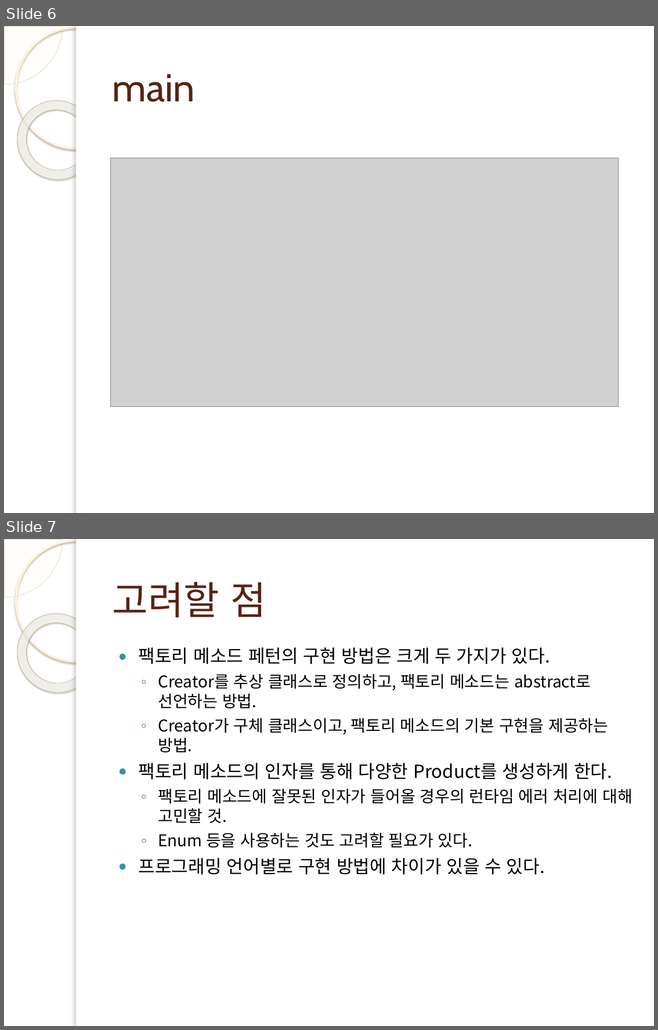
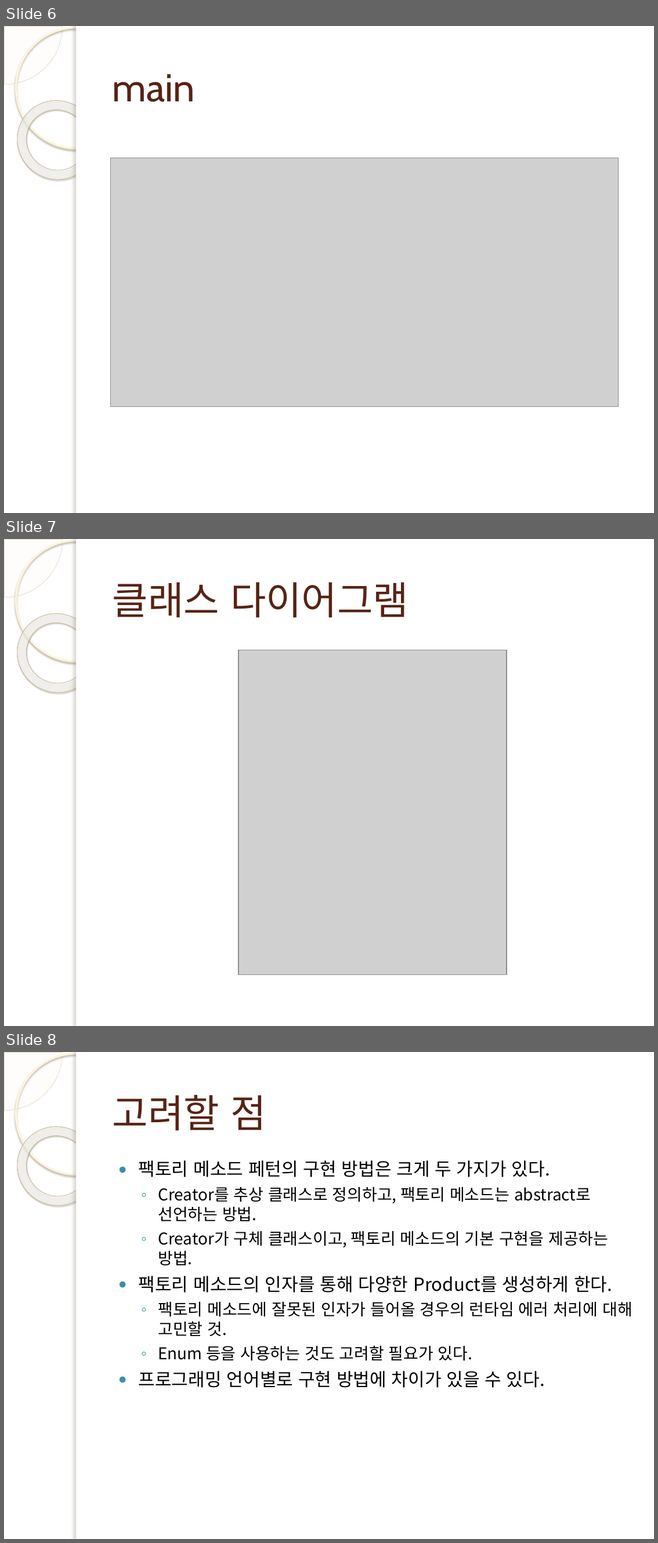
Before and after one commit to wook-dragon/young-rich, a slide deck: Factory_Pattern/kum/팩토리 메소드 ppt.pptx. Shown one above the other, each under a label of ours: slides 6 and 7 before the commit, slides 6, 7 and 8 after it. The pictures are 658x1030 and 658x1543 pixels, drawn with LibreOffice and Linux fonts; fonts in the diff are those of the drawing; grey boxes stand for pictures; background and template pictures are left out. Boxes give left, top, right and bottom in pixels: in the first picture for what was removed or moved away, otherwise in the second. Text is boxed around its words. In the diff, an @@ line names an element or a change of style, - is before the commit and + after.

Commit message:
ppt 수정

```diff
--- a/Factory_Pattern/kum/팩토리 메소드 ppt.pptx
+++ b/Factory_Pattern/kum/팩토리 메소드 ppt.pptx
@@ slide 7 added at bbox=[4, 539, 654, 1026], background picture (left out); not listed: 5 template elements that a slide beside it also shows @@
@@ title added at bbox=[112, 582, 409, 618], 43 pt, text #572314 @@
+클래스 다이어그램
@@ picture added at bbox=[238, 650, 506, 975] @@
@@ what was slide 7 is now slide 8 @@
```
